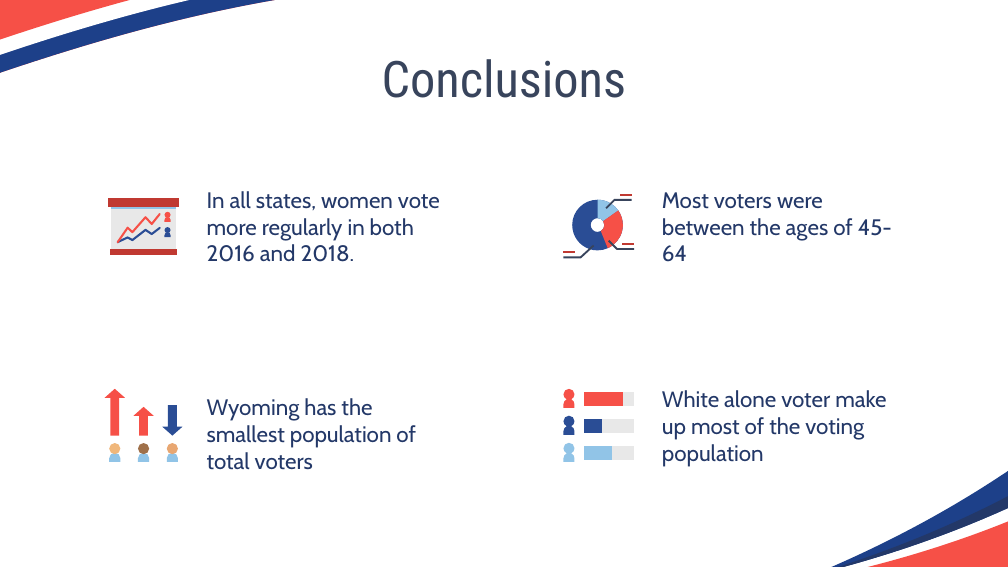
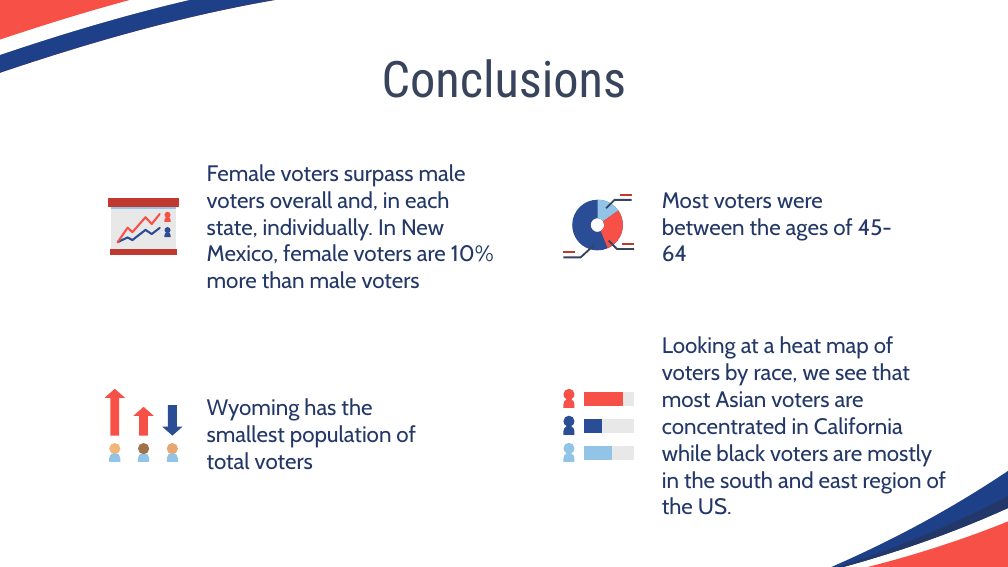
Before and after one commit to dave1407/Project3.github.io, a slide deck: slide 8 of Voting Trends.pptx. Drawn at 1008x567 pixels with LibreOffice and Linux fonts; fonts in the diff are those of the drawing. Boxes give left, top, right and bottom in pixels: in the first picture for what was removed or moved away, otherwise in the second. Text is boxed around its words. In the diff, an @@ line names an element or a change of style, - is before the commit and + after.

```diff
--- a/Voting Trends.pptx
+++ b/Voting Trends.pptx
@@ subtitle at (207, 164, 494, 289): text changed @@
-In all states, women vote more regularly in both 2016 and 2018.
+Female voters surpass male voters overall and, in each state, individually. In New Mexico, female voters are 10% more than male voters
@@ subtitle at (662, 336, 947, 515): text changed @@
-White alone voter make up most of the voting population
+Looking at a heat map of voters by race, we see that most Asian voters are concentrated in California while black voters are mostly in the south and east region of the US.
```
Also in this commit, not shown: 3 other slides changed, 1 slide added, 1 slide removed.
